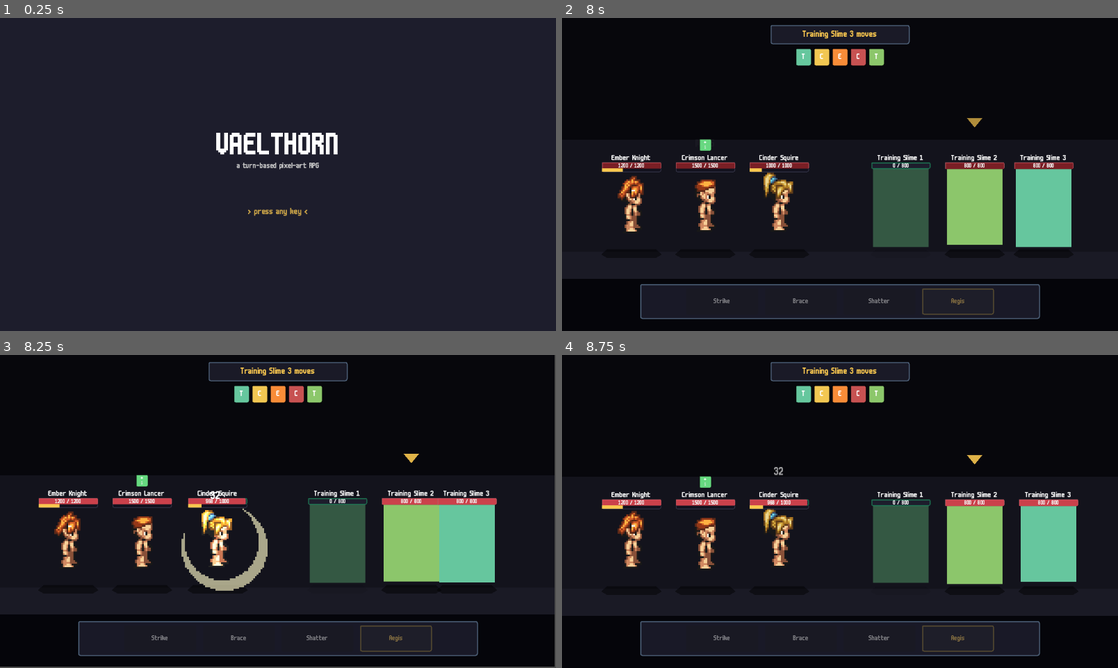
Above: before the commit, frames 1-4 (two rows, left to right).
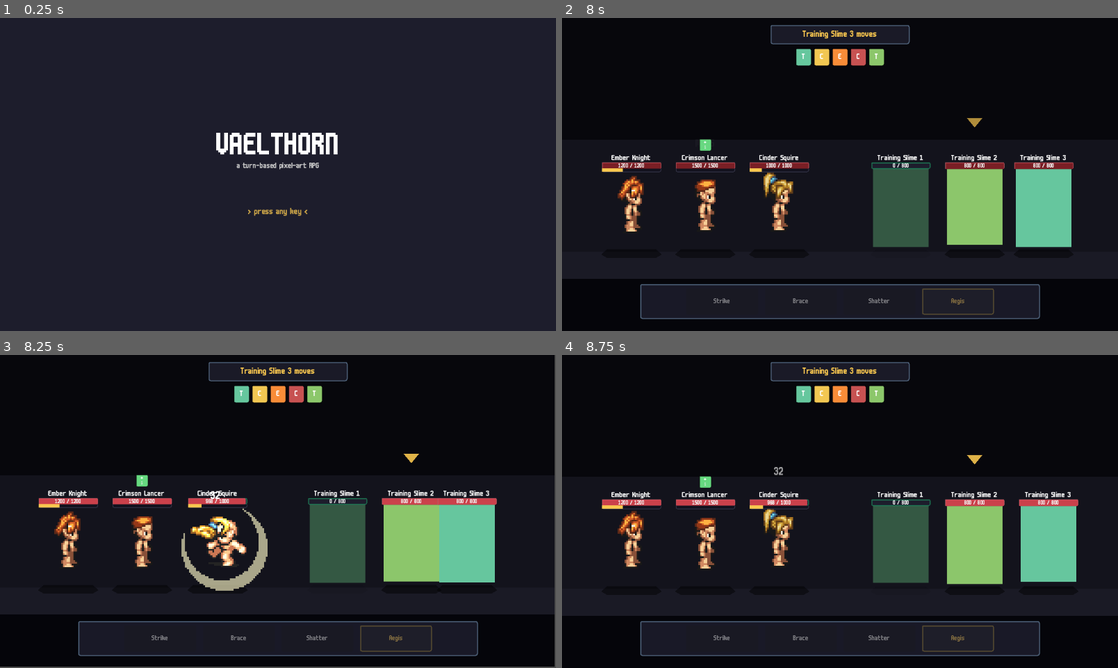
Above: after the commit, the same moments.

Repository: joppe2001/Vaelthorn
Game: Godot game, scene res://scenes/title/title.tscn
The game is run twice, just before and just after one commit, with the same random seed, the same clock (stepped at 60 frames per second) and the same inputs.
Inputs (mouse positions are in pixels of both pictures, inside the frame that each line leads up to):
- Up to frame 1 (0.25 s): no input
- Up to frame 2 (8 s): tap Enter at 0.5 s; move the mouse to (962, 158) at 0.52 s; click (962, 158) at 0.67 s; click "Enter Battle" at 1.25 s; click "Start Battle" at 2 s; click "Strike" at 2.75 s; move the mouse to (628, 205) at 3.52 s; click (628, 205) at 3.67 s; click "Flame Slash" at 4.25 s; move the mouse to (706, 205) at 5.02 s; click (706, 205) at 5.17 s; click "Brace" at 5.75 s; move the mouse to (778, 205) at 6.52 s; click (778, 205) at 6.67 s; move the mouse to (901, 205) at 7.27 s; click (901, 205) at 7.42 s
- Up to frame 3 (8.25 s): move the mouse to (411, 542) at 8.02 s; click (411, 542) at 8.17 s
- Up to frame 4 (8.75 s): no input

Frames 1-2 are identical in both runs. In frame 3, 0.9% of the frame differs, in the area x 34-45%, y 49-68%; in frame 4, nothing differs.

Commit message:
feat: Phase 4b — hurt + dead animations from Mana Seed pONE1
Same composite trick as Phase 4a (p1 hair lines up with pONE1 recovery
poses). Two new animations land per hero:
- hurt — 1-frame recoil from pONE1 row 4 col 6 (right-facing). Plays
  for 220ms when the unit takes damage and survives, then auto-returns
  to idle via animation_finished.
- dead — 1-frame lying-down sprite from pONE1 row 4 col 8. Plays when
  HP hits 0; the fade tween runs in parallel and the dead pose stays
  on the last frame.

Compositing:
- assets/sprites/manaseed/<hero>/recovery_sheet.png for all 6 heroes,
  composited from pONE1_0bas_humn_v01.png + each hero's p1 hair.

SpriteFrames:
- Each hero's <id>_idle.tres now contains FOUR animations: idle, attack,
  hurt, dead. Same anchor (right-facing). Phase 4c+ adds the other 3
  directions when 5v5 needs them.

Unit:
- play_hurt() — fire-and-forget, plays the hurt frame. No-op when dead
  (don't interrupt the death sequence) or when unit lacks
  AnimatedSprite2D (slimes still flash + bump via the existing
  set_hp path).
- set_dead() now also calls _anim_sprite.play(&"dead") so the lying-
  down sprite shows while the fade tween runs.
- Fade alpha for dead heroes bumped from 0.35 -> 0.45 so the dead
  sprite stays slightly more readable.

Battle:
- _apply_result "damage" branch tracks whether the hit killed the
  target. If it didn't, target_unit.play_hurt() is called so they
  recoil. If it did, set_dead() handles the death anim — no
  redundant hurt frame.

Slimes (no idle_frames) still use the polygon flash + position bump for
their hurt feedback. Phase 4e+ would give enemies real sprites too.

Diff:
--- a/data/spriteframes/cinder_squire_idle.tres
+++ b/data/spriteframes/cinder_squire_idle.tres
@@ -1,7 +1,8 @@
-[gd_resource type="SpriteFrames" load_steps=8 format=3]
+[gd_resource type="SpriteFrames" load_steps=10 format=3]
 
 [ext_resource type="Texture2D" path="res://assets/sprites/manaseed/cinder_squire/idle_sheet.png" id="1_idle"]
 [ext_resource type="Texture2D" path="res://assets/sprites/manaseed/cinder_squire/combat_sheet.png" id="2_combat"]
+[ext_resource type="Texture2D" path="res://assets/sprites/manaseed/cinder_squire/recovery_sheet.png" id="3_recovery"]
 
 [sub_resource type="AtlasTexture" id="AT_idle"]
 atlas = ExtResource("1_idle")
@@ -22,6 +23,14 @@
 [sub_resource type="AtlasTexture" id="AT_atk_3"]
 atlas = ExtResource("2_combat")
 region = Rect2(192, 128, 64, 64)
+
+[sub_resource type="AtlasTexture" id="AT_hurt"]
+atlas = ExtResource("3_recovery")
+region = Rect2(320, 192, 64, 64)
+
+[sub_resource type="AtlasTexture" id="AT_dead"]
+atlas = ExtResource("3_recovery")
+region = Rect2(448, 192, 64, 64)
 
 [resource]
 animations = [{
@@ -49,4 +58,20 @@
 "loop": false,
 "name": &"attack",
 "speed": 1.0
+}, {
+"frames": [{
+"duration": 0.22,
+"texture": SubResource("AT_hurt")
+}],
+"loop": false,
+"name": &"hurt",
+"speed": 1.0
+}, {
+"frames": [{
+"duration": 1.0,
+"texture": SubResource("AT_dead")
+}],
+"loop": false,
+"name": &"dead",
+"speed": 1.0
 }]
--- a/data/spriteframes/crimson_lancer_idle.tres
+++ b/data/spriteframes/crimson_lancer_idle.tres
@@ -1,7 +1,8 @@
-[gd_resource type="SpriteFrames" load_steps=8 format=3]
+[gd_resource type="SpriteFrames" load_steps=10 format=3]
 
 [ext_resource type="Texture2D" path="res://assets/sprites/manaseed/crimson_lancer/idle_sheet.png" id="1_idle"]
 [ext_resource type="Texture2D" path="res://assets/sprites/manaseed/crimson_lancer/combat_sheet.png" id="2_combat"]
+[ext_resource type="Texture2D" path="res://assets/sprites/manaseed/crimson_lancer/recovery_sheet.png" id="3_recovery"]
 
 [sub_resource type="AtlasTexture" id="AT_idle"]
 atlas = ExtResource("1_idle")
@@ -22,6 +23,14 @@
 [sub_resource type="AtlasTexture" id="AT_atk_3"]
 atlas = ExtResource("2_combat")
 region = Rect2(192, 128, 64, 64)
+
+[sub_resource type="AtlasTexture" id="AT_hurt"]
+atlas = ExtResource("3_recovery")
+region = Rect2(320, 192, 64, 64)
+
+[sub_resource type="AtlasTexture" id="AT_dead"]
+atlas = ExtResource("3_recovery")
+region = Rect2(448, 192, 64, 64)
 
 [resource]
 animations = [{
@@ -49,4 +58,20 @@
 "loop": false,
 "name": &"attack",
 "speed": 1.0
+}, {
+"frames": [{
+"duration": 0.22,
+"texture": SubResource("AT_hurt")
+}],
+"loop": false,
+"name": &"hurt",
+"speed": 1.0
+}, {
+"frames": [{
+"duration": 1.0,
+"texture": SubResource("AT_dead")
+}],
+"loop": false,
+"name": &"dead",
+"speed": 1.0
 }]
--- a/data/spriteframes/ember_knight_idle.tres
+++ b/data/spriteframes/ember_knight_idle.tres
@@ -1,7 +1,8 @@
-[gd_resource type="SpriteFrames" load_steps=8 format=3]
+[gd_resource type="SpriteFrames" load_steps=10 format=3]
 
 [ext_resource type="Texture2D" path="res://assets/sprites/manaseed/ember_knight/idle_sheet.png" id="1_idle"]
 [ext_resource type="Texture2D" path="res://assets/sprites/manaseed/ember_knight/combat_sheet.png" id="2_combat"]
+[ext_resource type="Texture2D" path="res://assets/sprites/manaseed/ember_knight/recovery_sheet.png" id="3_recovery"]
 
 [sub_resource type="AtlasTexture" id="AT_idle"]
 atlas = ExtResource("1_idle")
@@ -22,6 +23,14 @@
 [sub_resource type="AtlasTexture" id="AT_atk_3"]
 atlas = ExtResource("2_combat")
 region = Rect2(192, 128, 64, 64)
+
+[sub_resource type="AtlasTexture" id="AT_hurt"]
+atlas = ExtResource("3_recovery")
+region = Rect2(320, 192, 64, 64)
+
+[sub_resource type="AtlasTexture" id="AT_dead"]
+atlas = ExtResource("3_recovery")
+region = Rect2(448, 192, 64, 64)
 
 [resource]
 animations = [{
@@ -49,4 +58,20 @@
 "loop": false,
 "name": &"attack",
 "speed": 1.0
+}, {
+"frames": [{
+"duration": 0.22,
+"texture": SubResource("AT_hurt")
+}],
+"loop": false,
+"name": &"hurt",
+"speed": 1.0
+}, {
+"frames": [{
+"duration": 1.0,
+"texture": SubResource("AT_dead")
+}],
+"loop": false,
+"name": &"dead",
+"speed": 1.0
 }]
--- a/data/spriteframes/grove_priestess_idle.tres
+++ b/data/spriteframes/grove_priestess_idle.tres
@@ -1,7 +1,8 @@
-[gd_resource type="SpriteFrames" load_steps=8 format=3]
+[gd_resource type="SpriteFrames" load_steps=10 format=3]
 
 [ext_resource type="Texture2D" path="res://assets/sprites/manaseed/grove_priestess/idle_sheet.png" id="1_idle"]
 [ext_resource type="Texture2D" path="res://assets/sprites/manaseed/grove_priestess/combat_sheet.png" id="2_combat"]
+[ext_resource type="Texture2D" path="res://assets/sprites/manaseed/grove_priestess/recovery_sheet.png" id="3_recovery"]
 
 [sub_resource type="AtlasTexture" id="AT_idle"]
 atlas = ExtResource("1_idle")
@@ -22,6 +23,14 @@
 [sub_resource type="AtlasTexture" id="AT_atk_3"]
 atlas = ExtResource("2_combat")
 region = Rect2(192, 128, 64, 64)
+
+[sub_resource type="AtlasTexture" id="AT_hurt"]
+atlas = ExtResource("3_recovery")
+region = Rect2(320, 192, 64, 64)
+
+[sub_resource type="AtlasTexture" id="AT_dead"]
+atlas = ExtResource("3_recovery")
+region = Rect2(448, 192, 64, 64)
 
 [resource]
 animations = [{
@@ -49,4 +58,20 @@
 "loop": false,
 "name": &"attack",
 "speed": 1.0
+}, {
+"frames": [{
+"duration": 0.22,
+"texture": SubResource("AT_hurt")
+}],
+"loop": false,
+"name": &"hurt",
+"speed": 1.0
+}, {
+"frames": [{
+"duration": 1.0,
+"texture": SubResource("AT_dead")
+}],
+"loop": false,
+"name": &"dead",
+"speed": 1.0
 }]
--- a/data/spriteframes/stormarcher_idle.tres
+++ b/data/spriteframes/stormarcher_idle.tres
@@ -1,7 +1,8 @@
-[gd_resource type="SpriteFrames" load_steps=8 format=3]
+[gd_resource type="SpriteFrames" load_steps=10 format=3]
 
 [ext_resource type="Texture2D" path="res://assets/sprites/manaseed/stormarcher/idle_sheet.png" id="1_idle"]
 [ext_resource type="Texture2D" path="res://assets/sprites/manaseed/stormarcher/combat_sheet.png" id="2_combat"]
+[ext_resource type="Texture2D" path="res://assets/sprites/manaseed/stormarcher/recovery_sheet.png" id="3_recovery"]
 
 [sub_resource type="AtlasTexture" id="AT_idle"]
 atlas = ExtResource("1_idle")
@@ -22,6 +23,14 @@
 [sub_resource type="AtlasTexture" id="AT_atk_3"]
 atlas = ExtResource("2_combat")
 region = Rect2(192, 128, 64, 64)
+
+[sub_resource type="AtlasTexture" id="AT_hurt"]
+atlas = ExtResource("3_recovery")
+region = Rect2(320, 192, 64, 64)
+
+[sub_resource type="AtlasTexture" id="AT_dead"]
+atlas = ExtResource("3_recovery")
+region = Rect2(448, 192, 64, 64)
 
 [resource]
 animations = [{
@@ -49,4 +58,20 @@
 "loop": false,
 "name": &"attack",
 "speed": 1.0
+}, {
+"frames": [{
+"duration": 0.22,
+"texture": SubResource("AT_hurt")
+}],
+"loop": false,
+"name": &"hurt",
+"speed": 1.0
+}, {
+"frames": [{
+"duration": 1.0,
+"texture": SubResource("AT_dead")
+}],
+"loop": false,
+"name": &"dead",
+"speed": 1.0
 }]
--- a/data/spriteframes/tideguard_idle.tres
+++ b/data/spriteframes/tideguard_idle.tres
@@ -1,7 +1,8 @@
-[gd_resource type="SpriteFrames" load_steps=8 format=3]
+[gd_resource type="SpriteFrames" load_steps=10 format=3]
 
 [ext_resource type="Texture2D" path="res://assets/sprites/manaseed/tideguard/idle_sheet.png" id="1_idle"]
 [ext_resource type="Texture2D" path="res://assets/sprites/manaseed/tideguard/combat_sheet.png" id="2_combat"]
+[ext_resource type="Texture2D" path="res://assets/sprites/manaseed/tideguard/recovery_sheet.png" id="3_recovery"]
 
 [sub_resource type="AtlasTexture" id="AT_idle"]
 atlas = ExtResource("1_idle")
@@ -22,6 +23,14 @@
 [sub_resource type="AtlasTexture" id="AT_atk_3"]
 atlas = ExtResource("2_combat")
 region = Rect2(192, 128, 64, 64)
+
+[sub_resource type="AtlasTexture" id="AT_hurt"]
+atlas = ExtResource("3_recovery")
+region = Rect2(320, 192, 64, 64)
+
+[sub_resource type="AtlasTexture" id="AT_dead"]
+atlas = ExtResource("3_recovery")
+region = Rect2(448, 192, 64, 64)
 
 [resource]
 animations = [{
@@ -49,4 +58,20 @@
 "loop": false,
 "name": &"attack",
 "speed": 1.0
+}, {
+"frames": [{
+"duration": 0.22,
+"texture": SubResource("AT_hurt")
+}],
+"loop": false,
+"name": &"hurt",
+"speed": 1.0
+}, {
+"frames": [{
+"duration": 1.0,
+"texture": SubResource("AT_dead")
+}],
+"loop": false,
+"name": &"dead",
+"speed": 1.0
 }]
--- a/scenes/battle/battle.gd
+++ b/scenes/battle/battle.gd
@@ -569,20 +569,26 @@
 		"damage":
 			var amount: int = int(result.damage)
 			var target_max_hp: int
+			var killed: bool = false
 			if target_is_hero:
 				_heroes_hp[target_idx] = max(0, _heroes_hp[target_idx] - amount)
 				target_max_hp = int(_heroes_stats[target_idx].hp)
 				target_unit.set_hp(_heroes_hp[target_idx], target_max_hp)
 				if _heroes_hp[target_idx] <= 0:
 					target_unit.set_dead(true)
+					killed = true
 			else:
 				_enemies_hp[target_idx] = max(0, _enemies_hp[target_idx] - amount)
 				target_max_hp = int(_enemies_stats[target_idx].hp)
 				target_unit.set_hp(_enemies_hp[target_idx], target_max_hp)
 				if _enemies_hp[target_idx] <= 0:
 					target_unit.set_dead(true)
+					killed = true
 					if _selected_enemy_idx == target_idx:
 						_select_enemy(0)
+			# Play hurt recoil if the unit survived the hit (dead anim plays via set_dead)
+			if not killed:
+				target_unit.play_hurt()
 			_spawn_popup(target_unit.global_position + Vector2(0, -200), amount, result.is_crit, result.is_lucky)
 			# Determine flip: if the attacker is on the LEFT of the target, slash unflipped (concave-right)
 			var flipped: bool = target_unit.global_position.x < _attacker_x(attacker_id)
--- a/scenes/battle/unit.gd
+++ b/scenes/battle/unit.gd
@@ -93,6 +93,16 @@
 	if _anim_sprite == null or _anim_sprite.sprite_frames == null: return
 	if not _anim_sprite.sprite_frames.has_animation(&"attack"): return
 	_anim_sprite.play(&"attack")
+
+
+## Play the hurt recoil frame when this unit takes damage. Same pattern as
+## play_attack — non-blocking, returns to idle via animation_finished.
+func play_hurt() -> void:
+	if _is_dead: return
+	if not _using_anim_sprite: return
+	if _anim_sprite == null or _anim_sprite.sprite_frames == null: return
+	if not _anim_sprite.sprite_frames.has_animation(&"hurt"): return
+	_anim_sprite.play(&"hurt")
 
 
 func _ensure_ultimate_gauge() -> void:
@@ -216,10 +226,13 @@
 		_target_marker.visible = false
 		_active_marker.visible = false
 		set_targetable(false)
+		# Play the lying-down dead frame if the unit has one (heroes do, slimes don't)
+		if _using_anim_sprite and _anim_sprite != null and _anim_sprite.sprite_frames != null and _anim_sprite.sprite_frames.has_animation(&"dead"):
+			_anim_sprite.play(&"dead")
 		var fade := create_tween()
 		fade.set_parallel(true)
 		if _using_anim_sprite:
-			fade.tween_property(_anim_sprite, "modulate:a", 0.35, 0.4)
+			fade.tween_property(_anim_sprite, "modulate:a", 0.45, 0.6)
 		else:
 			fade.tween_property(_sprite, "color:a", 0.35, 0.4)
 		fade.tween_property(_shadow, "modulate:a", 0.15, 0.4)
Not shown, added: assets/sprites/manaseed/cinder_squire/combat_sheet.png.import
Binary file added: assets/sprites/manaseed/cinder_squire/recovery_sheet.png
Not shown, added: assets/sprites/manaseed/crimson_lancer/combat_sheet.png.import
Binary file added: assets/sprites/manaseed/crimson_lancer/recovery_sheet.png
Not shown, added: assets/sprites/manaseed/ember_knight/combat_sheet.png.import
Binary file added: assets/sprites/manaseed/ember_knight/recovery_sheet.png
Not shown, added: assets/sprites/manaseed/grove_priestess/combat_sheet.png.import
Binary file added: assets/sprites/manaseed/grove_priestess/recovery_sheet.png
Not shown, added: assets/sprites/manaseed/stormarcher/combat_sheet.png.import
Binary file added: assets/sprites/manaseed/stormarcher/recovery_sheet.png
Not shown, added: assets/sprites/manaseed/tideguard/combat_sheet.png.import
Binary file added: assets/sprites/manaseed/tideguard/recovery_sheet.png
